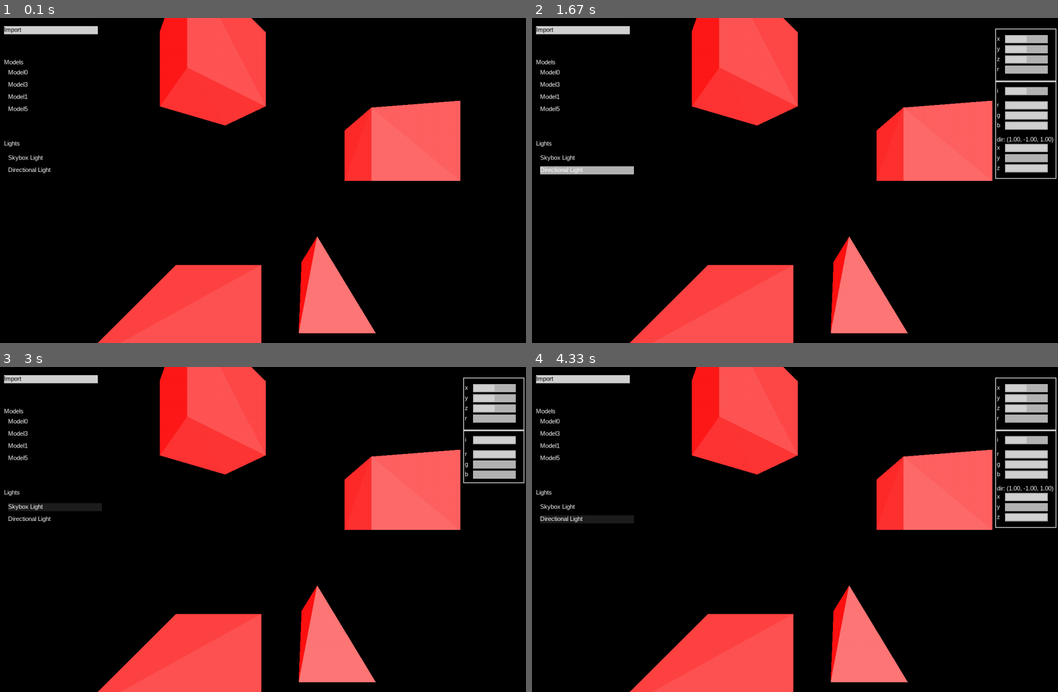
Above: before the commit, frames 1-4 (two rows, left to right).
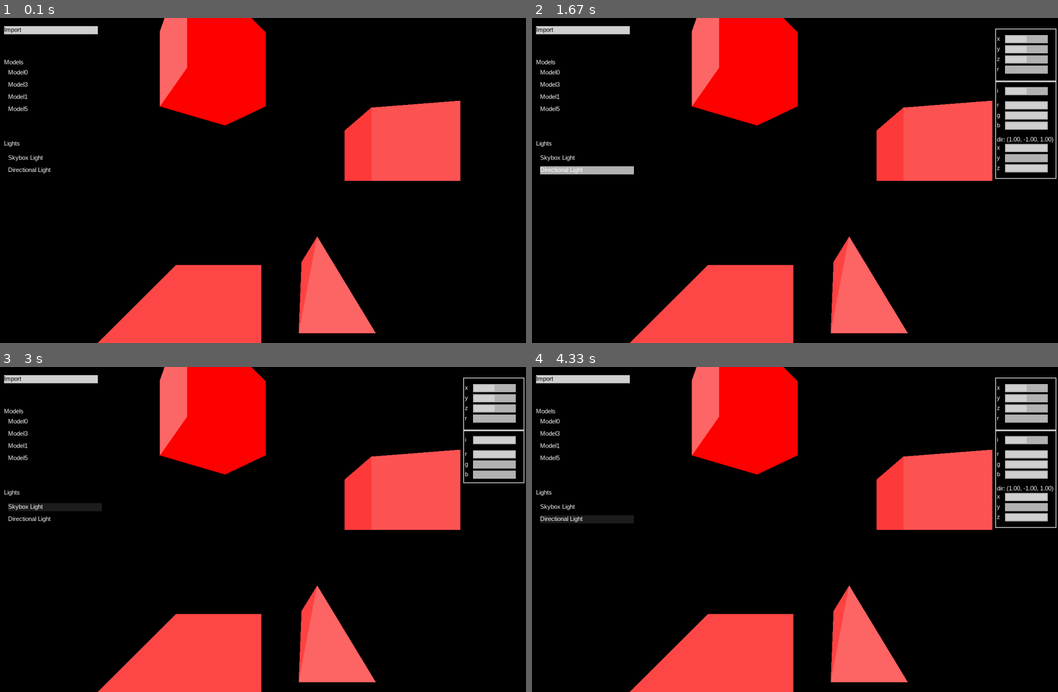
Above: after the commit, the same moments.

Repository: MichalTraczyk/pygame-3d-renderer
Game: pygame game, started from src/main.py
Two runs of this game, one before a commit and one after it. Both use one fixed random seed, a clock stepped at 60 frames per second and the inputs below.
Inputs (mouse positions are in pixels of both pictures, inside the frame that each line leads up to):
- Up to frame 1 (0.1 s): no input
- Up to frame 2 (1.67 s): click "Model0" at 0.38 s; click (842, 252) at 0.72 s; click "Import" at 1.05 s; click (605, 170) at 1.38 s
- Up to frame 3 (3 s): click (257, 568) at 1.72 s; click "Skybox Light" at 2.05 s; click (447, 614) at 2.38 s
- Up to frame 4 (4.33 s): click (631, 419) at 3.22 s; click (668, 584) at 3.55 s; click "Directional Light" at 3.88 s; click (631, 649) at 4.22 s

The runs differ from the first frame. In frame 1, 6.3% of the frame differs, in the area x 30-61%, y 0-97%; in frame 2, 6.3%; in frame 3, 6.3%; in frame 4, 6.3%.

Commit message:
clean-up

Diff:
--- a/src/Light/LightSourcesTypes.py
+++ b/src/Light/LightSourcesTypes.py
@@ -13,9 +13,9 @@
 
     def get_light_level(self, face: WorldFace):
         normal = VectorMath.face_normal(face)
-        directiontocamera = -VectorMath.normalize_vector(VectorMath.face_middle(face))  # do sprawdzenia
+        direction = -VectorMath.normalize_vector(self.direction)
 
-        dot = VectorMath.dot(normal, directiontocamera)
+        dot = VectorMath.dot(normal, direction)
         if dot < 0:
             dot = 0
 
@@ -25,6 +25,7 @@
         b = int(self.color.b * value)
 
         return Color(r, g, b)
+
     def __str__(self):
         return "Directional Light"
 
@@ -37,8 +38,8 @@
         normal = VectorMath.face_normal(face)
         middle = VectorMath.face_middle(face)
         direction = VectorMath.normalize_vector(self.get_position() - middle)
-        distance = VectorMath.Length(VectorMath.face_middle(face) - self.get_position())
-        dot = VectorMath.Dot(normal, direction)
+        distance = VectorMath.length(VectorMath.face_middle(face) - self.get_position())
+        dot = VectorMath.dot(normal, direction)
         if dot < 0:
             dot = 0
         value = self.intensity * dot / distance
@@ -49,6 +50,7 @@
         b = int(self.color.b * value)
 
         return Color(r, g, b)
+
     def __str__(self):
         return "Point Light"
 
@@ -59,10 +61,13 @@
 
     def get_light_level(self, face: WorldFace):
         value = self.intensity
-        r = int(self.color.r * self.intensity)
-        g = int(self.color.g * self.intensity)
-        b = int(self.color.b * self.intensity)
+        if value > 1:
+            value = 1
+        r = int(self.color.r * value)
+        g = int(self.color.g * value)
+        b = int(self.color.b * value)
 
         return Color(r, g, b)
+
     def __str__(self):
         return "Skybox Light"
--- a/src/Math/Transform.py
+++ b/src/Math/Transform.py
@@ -1,8 +1,6 @@
 import math
 
 from pygame import Vector3, Vector2
-
-from src.Math.VectorMath import VectorMath
 
 
 class Transform:
